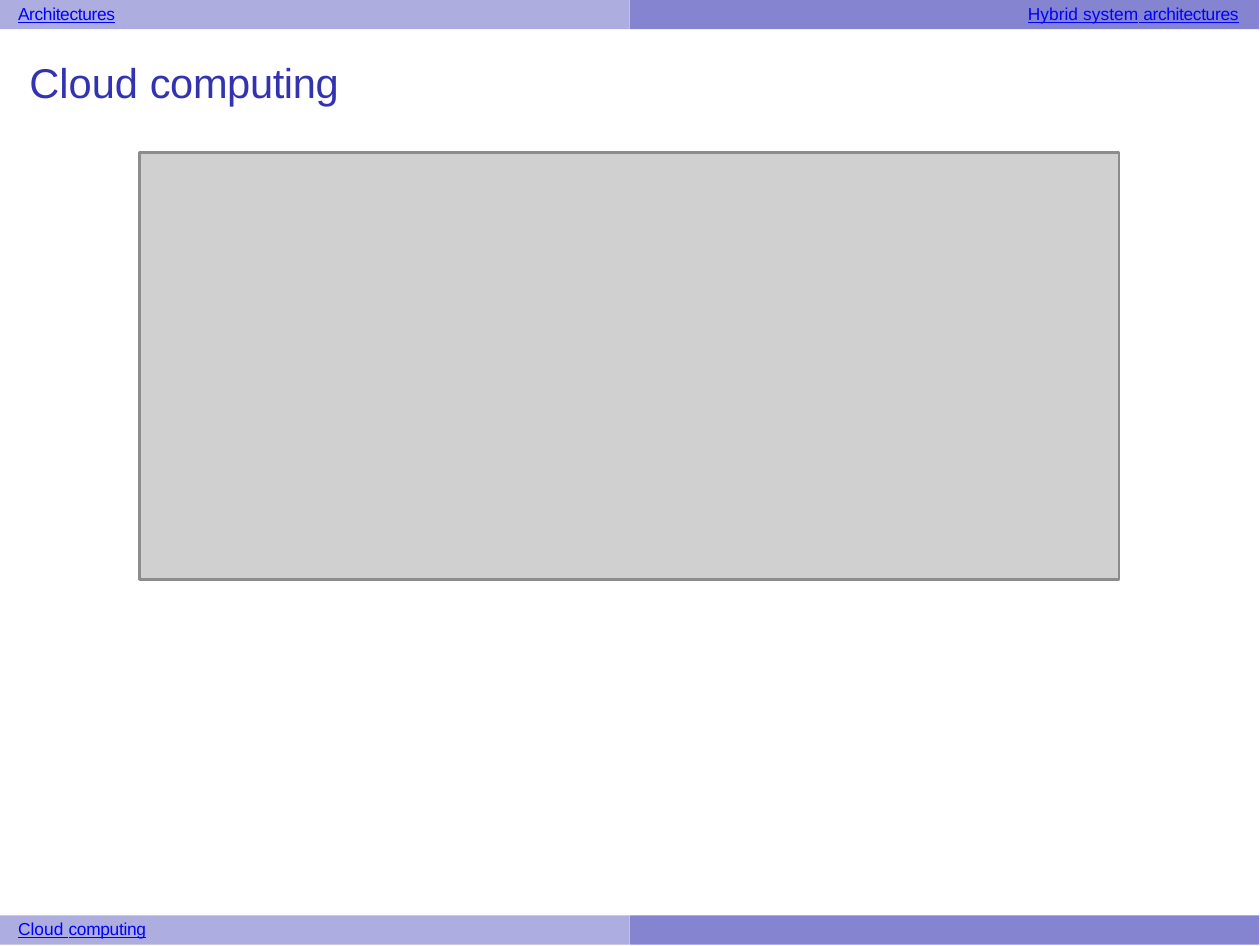
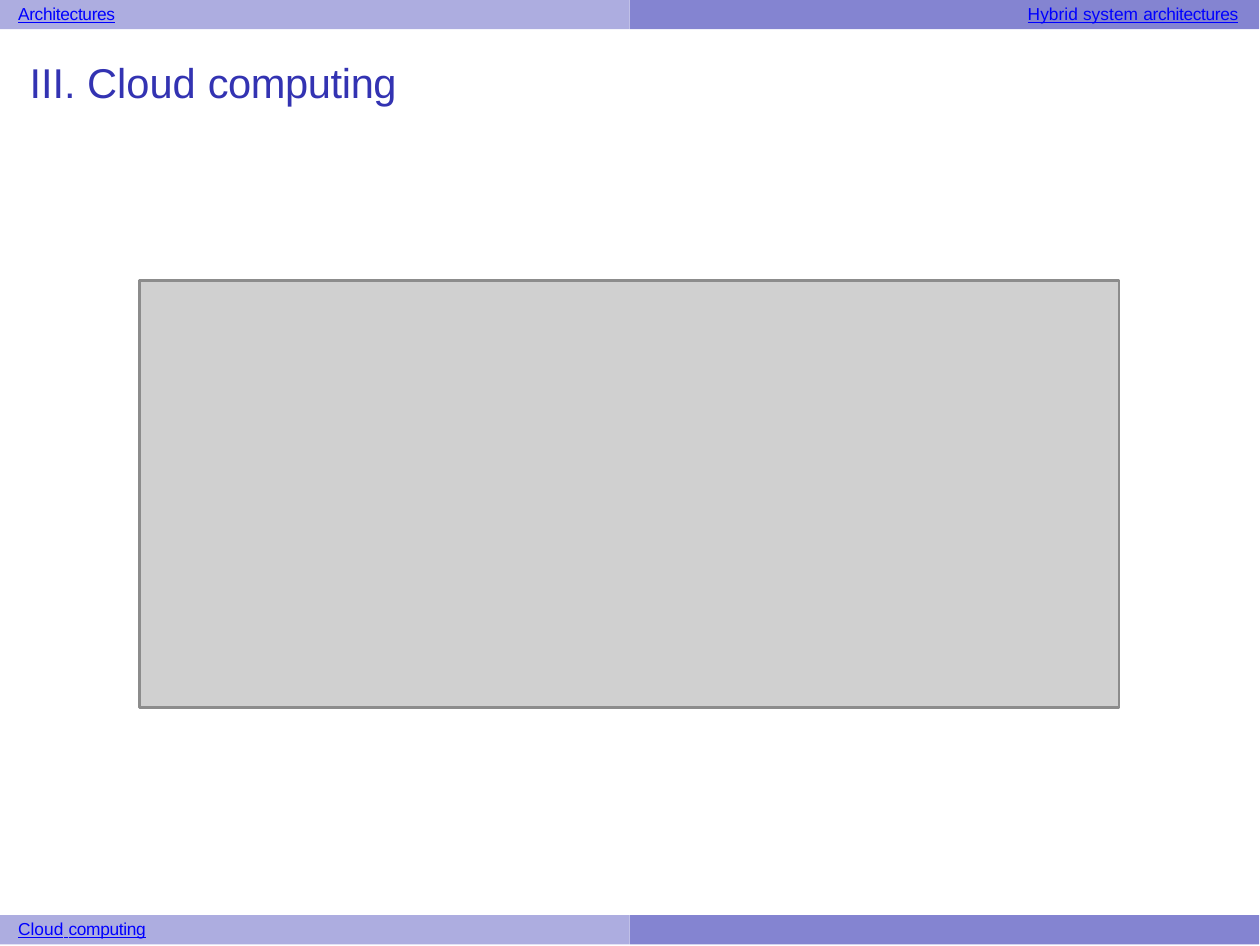
Before and after one commit to UVADS/distributed_computing, a slide deck: slide 22 of 03_dataframes_and_spark_sql/system_architecture_examples.pptx (slide 7 before the commit). Drawn at 1260x946 pixels with LibreOffice and Linux fonts; fonts in the diff are those of the drawing; grey boxes stand for pictures. Boxes give left, top, right and bottom in pixels: in the first picture for what was removed or moved away, otherwise in the second. Text is boxed around its words. In the diff, an @@ line names an element or a change of style, - is before the commit and + after.

```diff
--- a/03_dataframes_and_spark_sql/system_architecture_examples.pptx
+++ b/03_dataframes_and_spark_sql/system_architecture_examples.pptx
@@ text at (x1=30, y1=68, x2=397, y2=106): text changed @@
-Cloud computing
+III. Cloud computing
@@ picture moved from (x1=140, y1=152, x2=1120, y2=580) to (x1=140, y1=280, x2=1120, y2=708) @@
```
Also in this commit, not shown: 6 other slides changed, 14 slides added.
